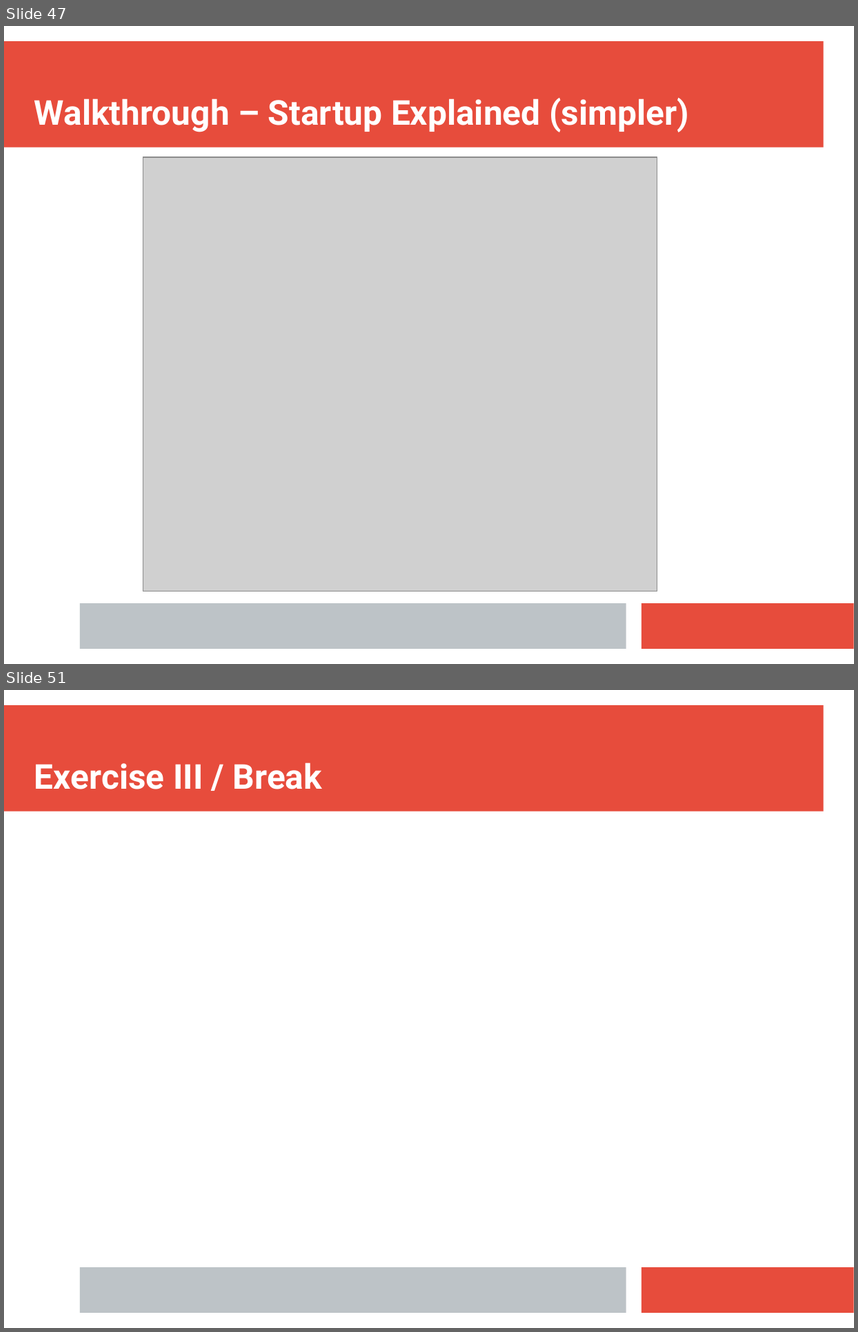
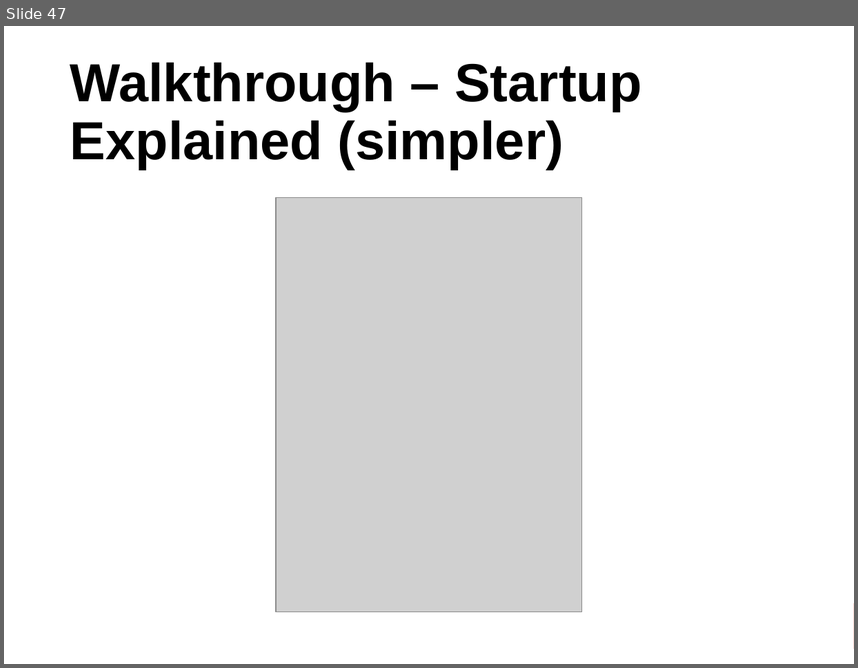
Before and after one commit to ianmiell/introduction-to-bash, a slide deck: slides/introduction_to_bash.pptx. Shown one above the other, each under a label of ours: slides 47 and 51 before the commit, slide 47 after it; the slides between them are not shown. The pictures are 858x1332 and 858x668 pixels, drawn with LibreOffice and Linux fonts; fonts in the diff are those of the drawing; grey boxes stand for pictures. Boxes give left, top, right and bottom in pixels: in the first picture for what was removed or moved away, otherwise in the second. Text is boxed around its words. In the diff, an @@ line names an element or a change of style, - is before the commit and + after.

```diff
--- a/slides/introduction_to_bash.pptx
+++ b/slides/introduction_to_bash.pptx
@@ slide 51 removed at (4, 690, 854, 1328), background #FFFFFF; not listed: 3 template elements that a slide beside it also shows @@
@@ text removed at (34, 762, 322, 789) @@
-Exercise III / Break
@@ slide 47 changed as well @@
@@ rectangle added at (4, 26, 854, 664), fill #FFFFFF @@
@@ text "Walkthrough – Startup Explained (simpler)": place and size @@
-text "Walkthrough – Startup Explained (simpler)" at (34, 98, 689, 132)
+text "Walkthrough – Startup Explained (simpler)" at (70, 62, 642, 170)
@@ text "Walkthrough – Startup Explained (simpler)" at (70, 62, 642, 170): size 32 to 50 pt, font Roboto to Arial, text colour #FFFFFF to #000000; line spacing 1 to 0.9; more space between paragraphs; vertical alignment bottom to middle @@
@@ picture: place and size @@
-picture at (143, 157, 657, 591)
+picture at (277, 197, 582, 610)
@@ rectangle removed at (80, 603, 626, 648) @@
```
Also in this commit, not shown: 58 other slides changed, 2 slides added, 5 other slides removed, 1 other file.
